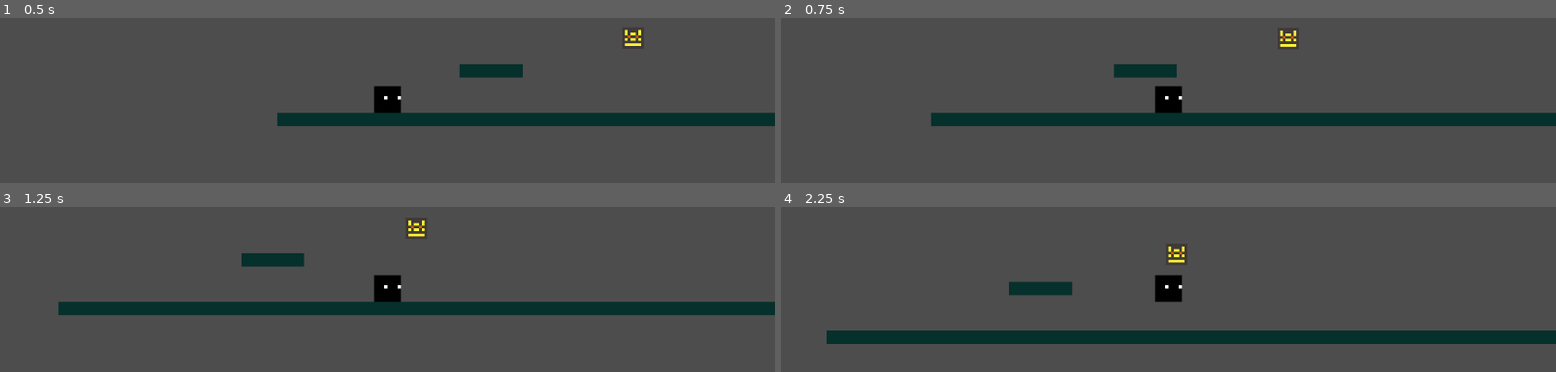
Above: before the commit, frames 1-4 (two rows, left to right).
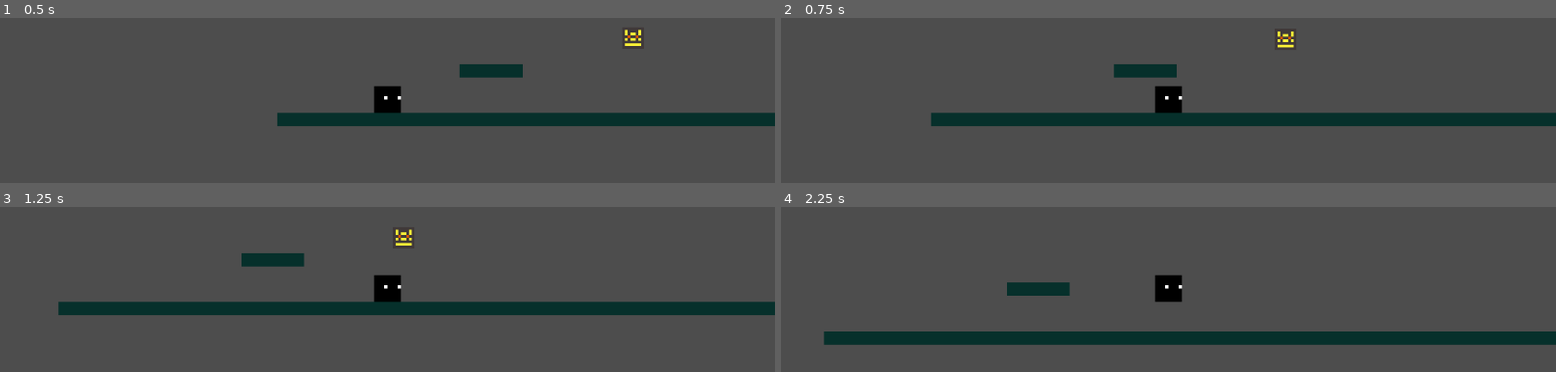
Above: after the commit, the same moments.

Repository: randemlyy/kinetic-shift
Game: Godot game, scene res://Scenes/TestLevel.tscn
Same seed, same stepped clock (60 frames per second), same inputs: the game is played once before the commit and once after it.
Inputs (mouse positions are in pixels of both pictures, inside the frame that each line leads up to):
- Up to frame 1 (0.5 s): no input
- Up to frame 2 (0.75 s): tap Enter at 0.5 s; move the mouse to (1339, 77) at 0.52 s; hold D (move_right) from 0.53 s (still down); tap Shift (dash) at 0.6 s; click (1339, 77) at 0.67 s
- Up to frame 3 (1.25 s): keep holding D (move_right); tap Space (jump) at 0.77 s
- Up to frame 4 (2.25 s): move the mouse to (1013, 310) at 1.27 s; tap Alt at 1.35 s; tap Space (jump) at 1.52 s; move the mouse to (outside the picture) at 2.02 s; release D (move_right) at 2.03 s; hold A (move_left) from 2.03 s (still down); tap Shift (dash) at 2.1 s

Frame 1 is identical in both runs. In frame 2, 0.2% of the frame differs, in the area x 64-67%, y 7-19%; in frame 3, 0.2%; in frame 4, 1.4%, in the area x 5-100%, y 23-84%.

Commit message:
shouldve been in the prev commit

Diff:
--- a/kinetic-shift/Scenes/Player.tscn
+++ b/kinetic-shift/Scenes/Player.tscn
@@ -13,7 +13,7 @@
 [sub_resource type="CircleShape2D" id="CircleShape2D_gntrk"]
 radius = 28.0
 
-[node name="Player" type="CharacterBody2D" unique_id=464782827]
+[node name="Player" type="CharacterBody2D" unique_id=464782827 groups=["Player"]]
 script = ExtResource("1_kyqiw")
 
 [node name="CollisionShape2D" type="CollisionShape2D" parent="." unique_id=234362877]
--- a/kinetic-shift/project.godot
+++ b/kinetic-shift/project.godot
@@ -22,6 +22,7 @@
 [global_group]
 
 Enemy=""
+Player=""
 
 [input]
 
